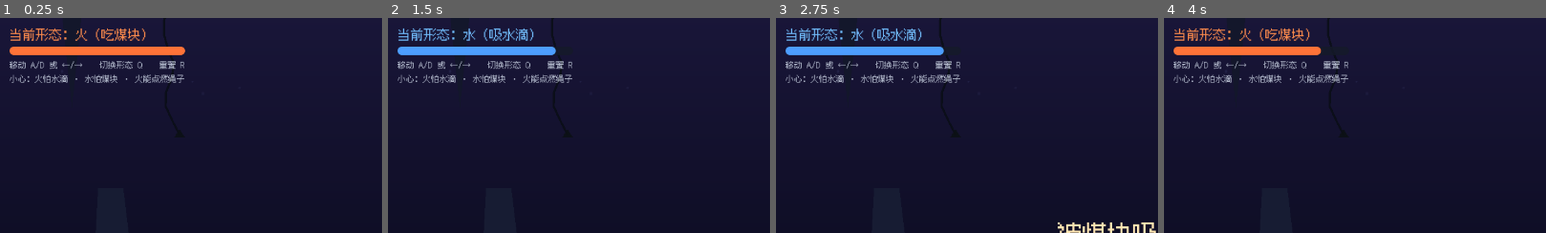
Above: before the commit, frames 1-4 (left to right).
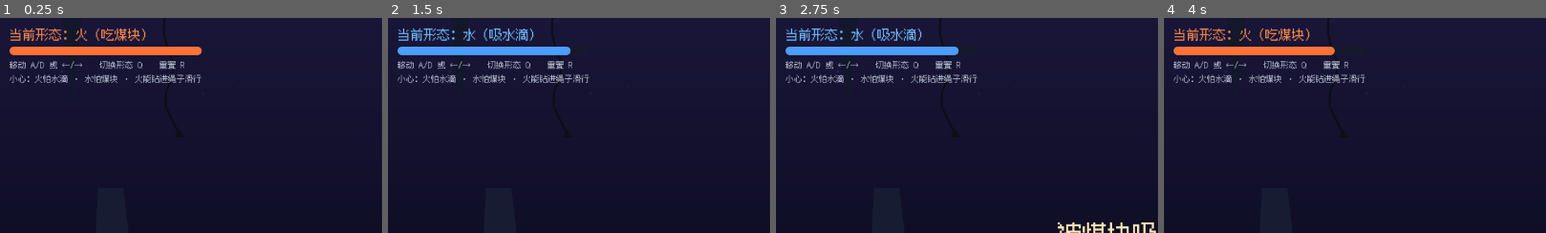
Above: after the commit, the same moments.

Repository: wov/elements
Game: Godot game, scene res://scenes/main.tscn
The game is run twice, just before and just after one commit, with the same random seed, the same clock (stepped at 60 frames per second) and the same inputs.
Inputs:
- Up to frame 1 (0.25 s): no input
- Up to frame 2 (1.5 s): hold Q (switch_form) 0.53-1.28 s; hold D (move_right) from 0.53 s (still down); tap Enter at 1.25 s; tap Q (switch_form) at 1.35 s
- Up to frame 3 (2.75 s): release D (move_right) at 2.03 s; hold A (move_left) from 2.03 s (still down); hold Q (switch_form) from 2.03 s (still down)
- Up to frame 4 (4 s): keep holding A (move_left); tap R (reset) at 2.75 s; release Q (switch_form) at 2.78 s; tap Q (switch_form) at 2.85 s; hold Q (switch_form) from 3.53 s (still down)
The pictures show only the part of the screen within x 0-50%, y 0-50%; the shares and areas given below are measured in that part.

The runs differ from the first frame. In frame 1, 0.4% of the frame differs, in the area x 39-53%, y 13-31%; in frame 2, 0.4%; in frame 3, 0.4%; in frame 4, 0.4%.

Commit message:
绳子改为火的移动机制：钻入绳中沿绳滑行，可横跨/垂直爬升/斜上高台
- rope.gd 重写为「引火绳」：火形态闯入即钻入绳中，火苗载着玩家沿绳滑行（默认 420px/s），
  方向跟随进入时的移动方向（静止或垂直绳则去远端）；走过的绳段即刻烧断掉灰（单程路径），
  到另一端沿切向弹出；途中按 Q 变水立即脱绳落体；烧完仅两端系绳环留在锚点
- player.gd：新增 rope 字段（滑行中位置由绳驱动、自身移动暂停）与 external_impulse
  外力惯性通道（弹出初速不被「松键急停」吃掉，独立摩擦衰减）
- main.tscn：第三根绳改为斜拉绳（地面→高台），展示爬升移动
- 顺带修复：绞纹残渣随绳段消失、灰烬加大加亮并混入余烬色、绳两端新增系绳环
- 逻辑测试 15 项全过（Area 自动钻入/锁定/方向/弹出/变水脱绳/水形态免疫），截图验证三绳滑行

Diff:
--- a/scenes/main.tscn
+++ b/scenes/main.tscn
@@ -91,10 +91,10 @@
 script = ExtResource("5_rope")
 
 [node name="RopeHigh" type="Node2D" parent="Level"]
-position = Vector2(1900, 622)
-point_a = Vector2(-140, 0)
-point_b = Vector2(140, 0)
-sag = 14.0
+position = Vector2(1740, 622)
+point_a = Vector2(-20, 0)
+point_b = Vector2(300, -430)
+sag = 0.0
 script = ExtResource("5_rope")
 
 [node name="ExitGate" parent="Level" instance=ExtResource("4_exit")]
--- a/scripts/main.gd
+++ b/scripts/main.gd
@@ -88,7 +88,7 @@
 
 	var hint := Label.new()
 	UiFont.apply(hint)
-	hint.text = "移动 A/D 或 ←/→    切换形态 Q    重置 R\n小心：火怕水滴 · 水怕煤块 · 火能点燃绳子"
+	hint.text = "移动 A/D 或 ←/→    切换形态 Q    重置 R\n小心：火怕水滴 · 水怕煤块 · 火能钻进绳子滑行"
 	hint.add_theme_font_size_override("font_size", 14)
 	hint.add_theme_color_override("font_color", Color(0.72, 0.75, 0.82))
 	box.add_child(hint)
--- a/scripts/player.gd
+++ b/scripts/player.gd
@@ -49,8 +49,14 @@
 var amount: float = 1.0
 ## 通关等场合可冻结玩家输入。
 var input_enabled: bool = true
-## 衰竭暂停计数：外部演出（如绳子燃烧「期间保持元素状态不变」）持有 >0 时完全不消耗。
+## 衰竭暂停计数：外部演出（如沿绳滑行「期间保持元素状态不变」）持有 >0 时完全不消耗。
 var drain_holds: int = 0
+## 正在滑行的引火绳（非 null 时位置由绳驱动，自身移动与重力暂停）。
+var rope: Rope = null
+## 外力惯性（绳端弹出等赋予），独立于操控速度，按 external_friction 线性衰减。
+var external_impulse := Vector2.ZERO
+## 外力惯性的每秒衰减量（像素/秒²）。
+@export var external_friction: float = 500.0
 
 var _facing: int = 1
 var _dead: bool = false
@@ -80,6 +86,14 @@
 	if _dead:
 		# 死亡后的表现完全交给补间动画（缩小 / 被吸走 / 淡出）
 		return
+	if rope != null:
+		# 沿绳滑行：位置由绳驱动，锁定中不衰竭；变水由绳检测并立即脱绳
+		velocity = Vector2.ZERO
+		_update_animation(false)
+		_update_hover(delta)
+		_update_light()
+		_update_percent()
+		return
 	if not is_on_floor():
 		velocity.y += gravity * delta
 
@@ -96,6 +110,10 @@
 		velocity.x = move_toward(velocity.x, 0.0, speed)
 
 	move_and_slide()
+	# 外力惯性（绳端弹出等）：独立于操控速度，「松键急停」不影响它，按摩擦线性衰减
+	if external_impulse.length_squared() > 1.0:
+		move_and_collide(external_impulse * delta)
+		external_impulse = external_impulse.move_toward(Vector2.ZERO, external_friction * delta)
 
 	# 衰竭：只有移动才消耗（绳子燃烧等演出期间整体暂停）；归零即消散
 	var drain := 0.0
--- a/scripts/rope.gd
+++ b/scripts/rope.gd
@@ -1,26 +1,33 @@
 class_name Rope
 extends Node2D
-## 可燃绳：火形态的主角碰到即点燃，火苗从触点向两端蔓延；
-## 蔓延期间玩家元素量锁定不衰竭（Player.drain_holds，即「期间保持元素状态不变」），
-## 烧过的绳段化作灰烬碎屑掉落，整根烧完后绳节点自行移除，仅两端系绳环留在锚点处。
-## 水形态不触发。可任意角度布置（水平拉索 / 垂挂皆可）。
-
-signal burn_started
-signal burn_finished
+## 引火绳：火形态碰到绳子即「钻进」绳中，火苗载着玩家沿绳快速滑行——
+## 没有跳跃的游戏里，这是火专属的移动手段（横跨、爬升、斜上高台）。
+## 滑行期间元素量锁定、移动由绳接管（即「期间保持元素状态不变」）；
+## 玩家走过的绳段即刻烧断、触点反方向的剩余段被引燃，统统化作灰烬掉落
+## （单程路径，走过的绳不复存在）；到达另一端玩家沿切向弹出、恢复控制。
+## 途中按 Q 变水会立即脱绳落体。水形态不触发。可任意角度布置。
+## 整根烧完后绳节点自行移除，仅两端系绳环留在锚点处。
+
+signal ride_started
+signal ride_finished
 
 @export_group("布置")
-## 绳两端（本节点局部坐标），可任意角度。
+## 绳两端（本节点局部坐标），可任意角度布置。
 @export var point_a := Vector2(-120, 0)
 @export var point_b := Vector2(120, 0)
-## 绳中点自然下垂量（像素）。
+## 绳中点自然下垂量（像素）；斜/垂直绳设 0。
 @export var sag := 10.0
 
-@export_group("燃烧")
+@export_group("滑行")
 ## 触发检测的粗细（沿绳方向胶囊体的直径）。
 @export var touch_thickness := 24.0
-## 火苗蔓延速度（像素/秒）。
-@export var burn_speed := 240.0
-## 灰烬碎屑生成密度（个/秒，每条蔓延前沿）。
+## 玩家沿绳滑行速度（像素/秒）。
+@export var ride_speed := 420.0
+## 燃烧前沿（反方向剩余段 / 玩家脱绳后的残段）的烧速（像素/秒）。
+@export var trail_burn_speed := 460.0
+## 滑到端点后沿切向弹出的初速（像素/秒）。
+@export var eject_speed := 240.0
+## 灰烬碎屑生成密度（个/秒，每条燃烧前沿）。
 @export var ash_rate := 14.0
 
 @export_group("外观")
@@ -35,12 +42,13 @@
 var _points: PackedVector2Array = []
 var _knots: Array[Line2D] = []
 var _knot_indices: Array[int] = []
-var _front_a := 0.5  # 前沿 A 的参数位置（0~1，向 point_a 推进，递减）
-var _front_b := 0.5  # 前沿 B 的参数位置（向 point_b 推进，递增）
+var _front_a := 0.5  # 向 point_a 推进的前沿（递减到 0）
+var _front_b := 0.5  # 向 point_b 推进的前沿（递增到 1）
 var _burning := false
 var _time := 0.0
 var _ash_accum := 0.0
-var _player: Player = null
+var _player: Player = null  # 滑行中的玩家（脱绳后置 null）
+var _rider_dir := 1         # 滑行方向：+1 向 point_b，-1 向 point_a
 var _line: Line2D
 var _area: Area2D
 var _flame_a: Node2D
@@ -60,9 +68,23 @@
 	_time += delta
 	if not _burning:
 		return
-	var step := burn_speed * delta / _length()
-	_front_a = maxf(_front_a - step, 0.0)
-	_front_b = minf(_front_b + step, 1.0)
+	var inv_len := 1.0 / _length()
+	if _player != null:
+		# 玩家前沿由滑行驱动；另一侧的引燃前沿把身后的绳烧掉
+		var step := ride_speed * delta * inv_len
+		var trail := trail_burn_speed * delta * inv_len
+		if _rider_dir > 0:
+			_front_b = clampf(_front_b + step, 0.0, 1.0)
+			_front_a = maxf(_front_a - trail, 0.0)
+		else:
+			_front_a = clampf(_front_a - step, 0.0, 1.0)
+			_front_b = minf(_front_b + trail, 1.0)
+		_carry_player()
+	else:
+		# 玩家脱绳后：双前沿把残段烧完
+		var burn := trail_burn_speed * delta * inv_len
+		_front_a = maxf(_front_a - burn, 0.0)
+		_front_b = minf(_front_b + burn, 1.0)
 	_update_line()
 	_update_flames(delta)
 	_update_light()
@@ -70,18 +92,31 @@
 		_finish()
 
 
-## 火形态玩家触碰点燃；也可由其他机关直接调用。
-func ignite(player: Player) -> void:
-	if _burning or player == null:
+## 火形态玩家触碰即钻入绳中开始滑行；也可由其他机关直接调用。
+func ride(player: Player) -> void:
+	if _burning or _player != null or player == null:
+		return
+	if player.rope != null or player.form != Player.Form.FIRE or player.is_dead():
 		return
 	_burning = true
 	_player = player
 	player.drain_holds += 1
+	player.rope = self
 	var t := _nearest_t(to_local(player.global_position))
+	_rider_dir = _pick_direction(player, t)
 	_front_a = t
 	_front_b = t
 	_area.set_deferred("monitoring", false)
-	burn_started.emit()
+	ride_started.emit()
+
+
+## 滑行方向：优先跟随玩家水平移动方向；静止或垂直绳则去较远的一端。
+func _pick_direction(player: Player, t: float) -> int:
+	var vx := player.velocity.x
+	var span_x := point_b.x - point_a.x
+	if absf(vx) > 10.0 and absf(span_x) > 1.0:
+		return 1 if signf(vx) == signf(span_x) else -1
+	return 1 if t < 0.5 else -1
 
 
 func _build_points() -> void:
@@ -196,7 +231,7 @@
 	var player := body as Player
 	if player.form != Player.Form.FIRE or player.is_dead():
 		return
-	ignite(player)
+	ride(player)
 
 
 func _length() -> float:
@@ -213,6 +248,45 @@
 			best_d = d
 			best_t = float(i) / float(_SEGMENTS)
 	return best_t
+
+
+## 玩家贴着前沿沿绳移动；变水/消散立即脱绳，到端沿切向弹出。
+func _carry_player() -> void:
+	if _player == null:
+		return
+	if _player.form != Player.Form.FIRE or _player.is_dead():
+		_eject(false)
+		return
+	var t := _front_b if _rider_dir > 0 else _front_a
+	_player.global_position = to_global(_point_at(t))
+	if (_rider_dir > 0 and _front_b >= 1.0) or (_rider_dir < 0 and _front_a <= 0.0):
+		_eject(true)
+
+
+## 脱绳：arrived = 滑到端点（沿切向弹出）；false = 中途脱离（直接落体）。
+func _eject(arrived: bool) -> void:
+	var player := _player
+	_player = null
+	if player == null:
+		return
+	player.rope = null
+	player.drain_holds = maxf(player.drain_holds - 1, 0)
+	if arrived:
+		var end_t := 1.0 if _rider_dir > 0 else 0.0
+		var tangent := _tangent_at(end_t) * float(_rider_dir)
+		player.global_position = to_global(_point_at(end_t)) + tangent * 6.0
+		player.external_impulse = tangent * eject_speed
+	ride_finished.emit()
+
+
+## t 处沿 +t 方向的单位切向（端点处取向内差分，避免零向量）。
+func _tangent_at(t: float) -> Vector2:
+	var eps := 1.0 / float(_SEGMENTS)
+	var t0 := clampf(t - eps, 0.0, 1.0)
+	var t1 := clampf(t + eps, 0.0, 1.0)
+	if is_equal_approx(t0, t1):
+		return Vector2.RIGHT
+	return (_point_at(t1) - _point_at(t0)).normalized()
 
 
 ## 剩余绳段 = [0, 前沿A] + [前沿B, 1]，烧过的部分从线上即时移除。
@@ -235,25 +309,43 @@
 	_ash_accum += ash_rate * delta
 	while _ash_accum >= 1.0:
 		_ash_accum -= 1.0
-		# 从仍在燃烧的前沿掉灰（两个前沿都活着就随机挑一个）
-		var t := _front_a
-		if _front_a <= 0.0 or (_front_b < 1.0 and randf() < 0.5):
-			t = _front_b
-		_spawn_ash(_point_at(t) + Vector2(randf_range(-3.0, 3.0), randf_range(-2.0, 3.0)))
-	_flame_a.visible = _front_a > 0.0
-	_flame_b.visible = _front_b < 1.0
-	_flame_a.position = _point_at(_front_a)
-	_flame_b.position = _point_at(_front_b)
+		_spawn_ash(_point_at(_pick_ash_front()) + Vector2(randf_range(-3.0, 3.0), randf_range(-2.0, 3.0)))
+	# 滑行中玩家前沿不画火苗——玩家火苗本体就在那里
+	var rider_on_a := _player != null and _rider_dir < 0
+	var rider_on_b := _player != null and _rider_dir > 0
+	_flame_a.visible = _front_a > 0.0 and not rider_on_a
+	_flame_b.visible = _front_b < 1.0 and not rider_on_b
+	_flame_a.position = _point_at(maxf(_front_a, 0.0))
+	_flame_b.position = _point_at(minf(_front_b, 1.0))
 	var flicker := 1.0 + 0.18 * sin(_time * 19.0)
 	_flame_a.scale = Vector2(flicker, 2.0 - flicker * 0.6)
 	_flame_b.scale = Vector2(flicker, 2.0 - flicker * 0.6)
 
 
+## 灰从仍在燃烧的前沿掉落（两条前沿都活着就随机挑一条）。
+func _pick_ash_front() -> float:
+	var fronts := []
+	if _front_a > 0.0:
+		fronts.append(_front_a)
+	if _front_b < 1.0:
+		fronts.append(_front_b)
+	if fronts.is_empty():
+		return _front_a
+	return fronts[randi() % fronts.size()]
+
+
 func _update_light() -> void:
-	_light.visible = true
-	var mid_t := (_front_a + _front_b) * 0.5
-	_light.position = _point_at(mid_t)
-	_light.energy = front_light_energy * (1.0 + 0.1 * sin(_time * 17.0))
+	var has_a := _flame_a.visible
+	var has_b := _flame_b.visible
+	_light.visible = has_a or has_b
+	if has_a and has_b:
+		_light.position = (_flame_a.position + _flame_b.position) * 0.5
+	elif has_a:
+		_light.position = _flame_a.position
+	elif has_b:
+		_light.position = _flame_b.position
+	if _light.visible:
+		_light.energy = front_light_energy * (1.0 + 0.1 * sin(_time * 17.0))
 
 
 ## 灰烬碎屑：灰白小片（夹带三成余烬色）掉落、旋转、淡出。
@@ -286,6 +378,8 @@
 	set_physics_process(false)
 	if _player != null:
 		_player.drain_holds = maxf(_player.drain_holds - 1, 0)
+		_player.rope = null
+		_player = null
 	_keep_anchors()
 	var tween := create_tween()
 	tween.set_parallel(true)
@@ -293,7 +387,6 @@
 	tween.tween_property(_flame_b, "scale", Vector2.ZERO, 0.22)
 	tween.tween_property(_light, "energy", 0.0, 0.25)
 	tween.chain().tween_callback(queue_free)
-	burn_finished.emit()
 
 
 ## 绳整体移除前，把两端系绳环转挂到父节点，留在锚点处。
Not shown, changed: README.md
